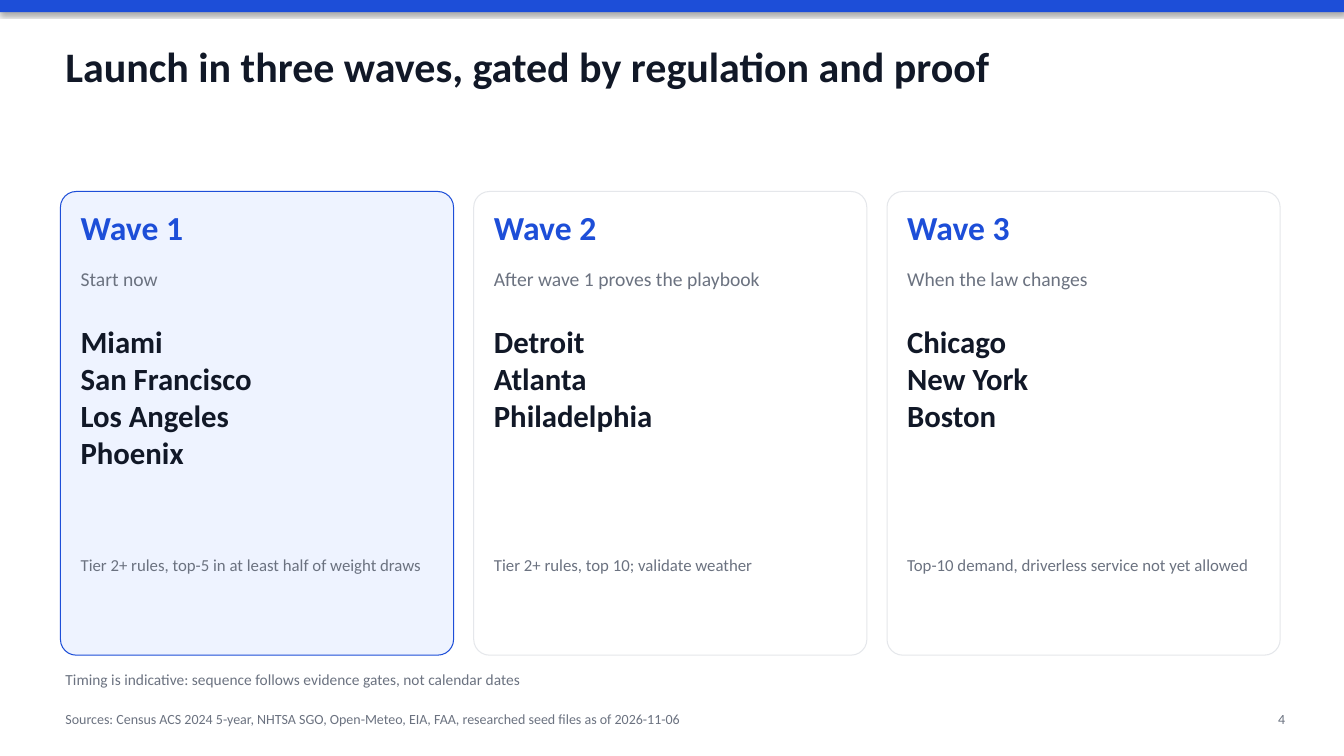
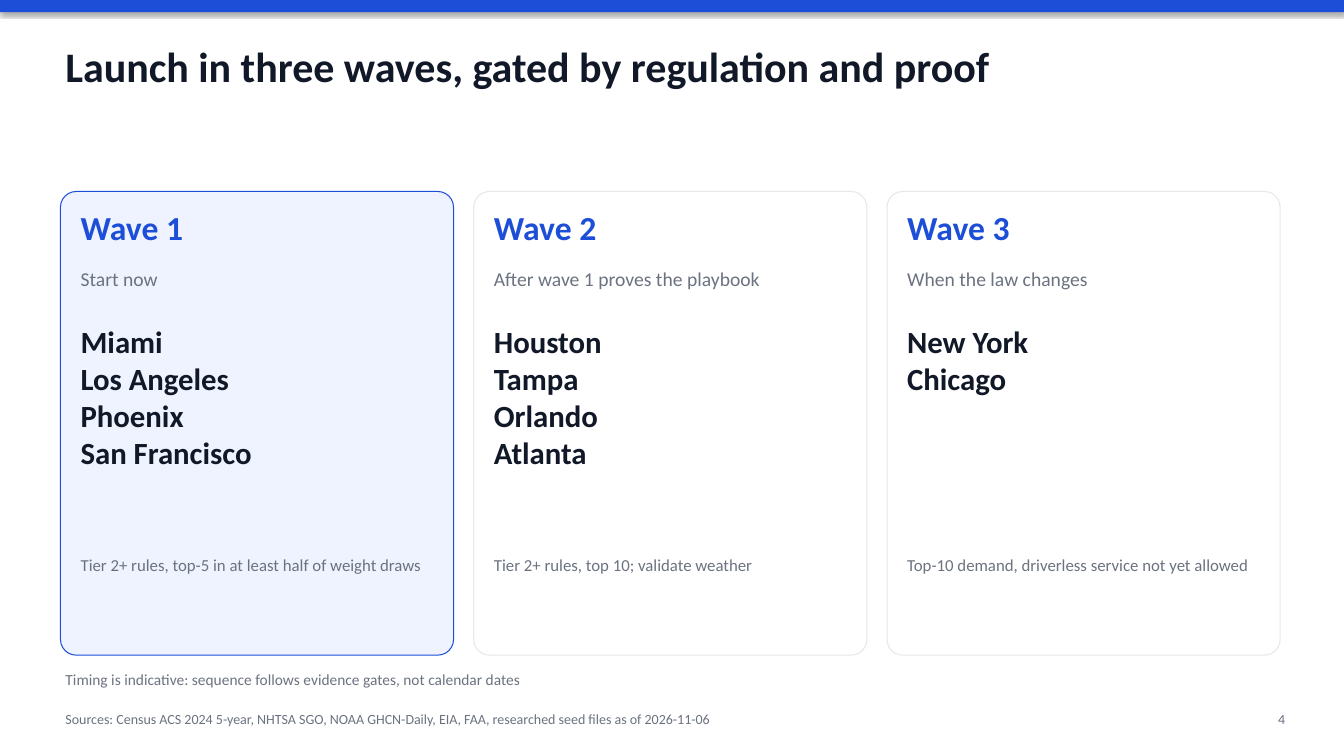
Before and after one commit to jmayank574/av-expansion-strategy, a slide deck: slide 4 of reports/deck.pptx. Drawn at 1344x756 pixels with LibreOffice and Linux fonts; fonts in the diff are those of the drawing. Boxes give left, top, right and bottom in pixels: in the first picture for what was removed or moved away, otherwise in the second. Text is boxed around its words. In the diff, an @@ line names an element or a change of style, - is before the commit and + after.

```diff
--- a/reports/deck.pptx
+++ b/reports/deck.pptx
@@ text at (494,333,602,428): text changed @@
-Detroit
+Houston
+Tampa
+Orlando
@@ text at (907,331,1029,354): paragraph added @@
+New York
@@ text at (81,368,252,391): paragraph removed @@
-San Francisco
@@ text at (907,368,1029,428): paragraphs removed @@
-New York
-Boston
@@ text at (494,405,652,432): paragraph removed @@
-Philadelphia
@@ text at (81,442,252,465): paragraph added @@
+San Francisco
@@ text at (65,714,710,726): text changed @@
-Sources: Census ACS 2024 5-year, NHTSA SGO, Open-Meteo, EIA, FAA, researched seed files as of 2026-11-06
+Sources: Census ACS 2024 5-year, NHTSA SGO, NOAA GHCN-Daily, EIA, FAA, researched seed files as of 2026-11-06
```
Also in this commit, not shown: 6 other slides changed, 40 other files.
